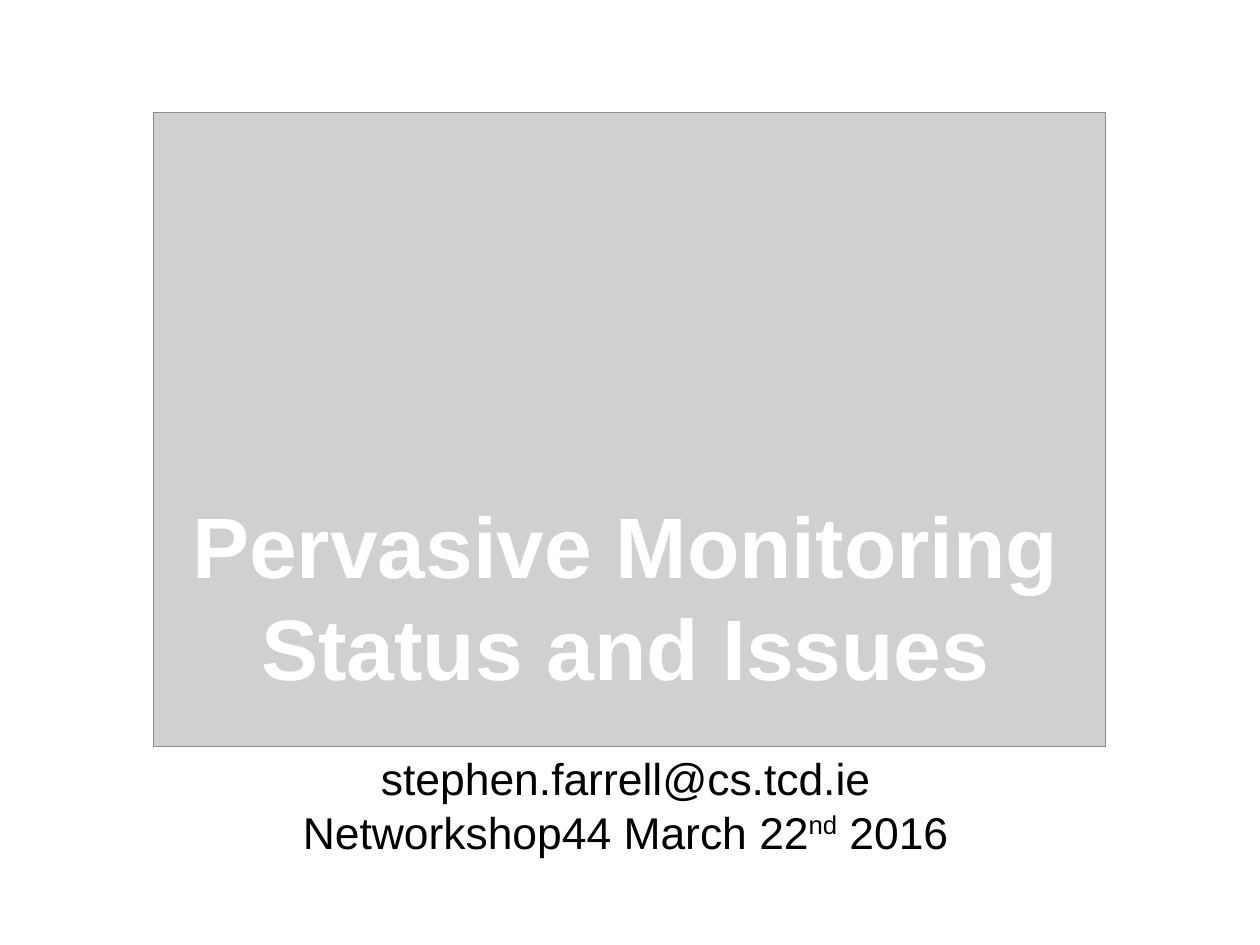
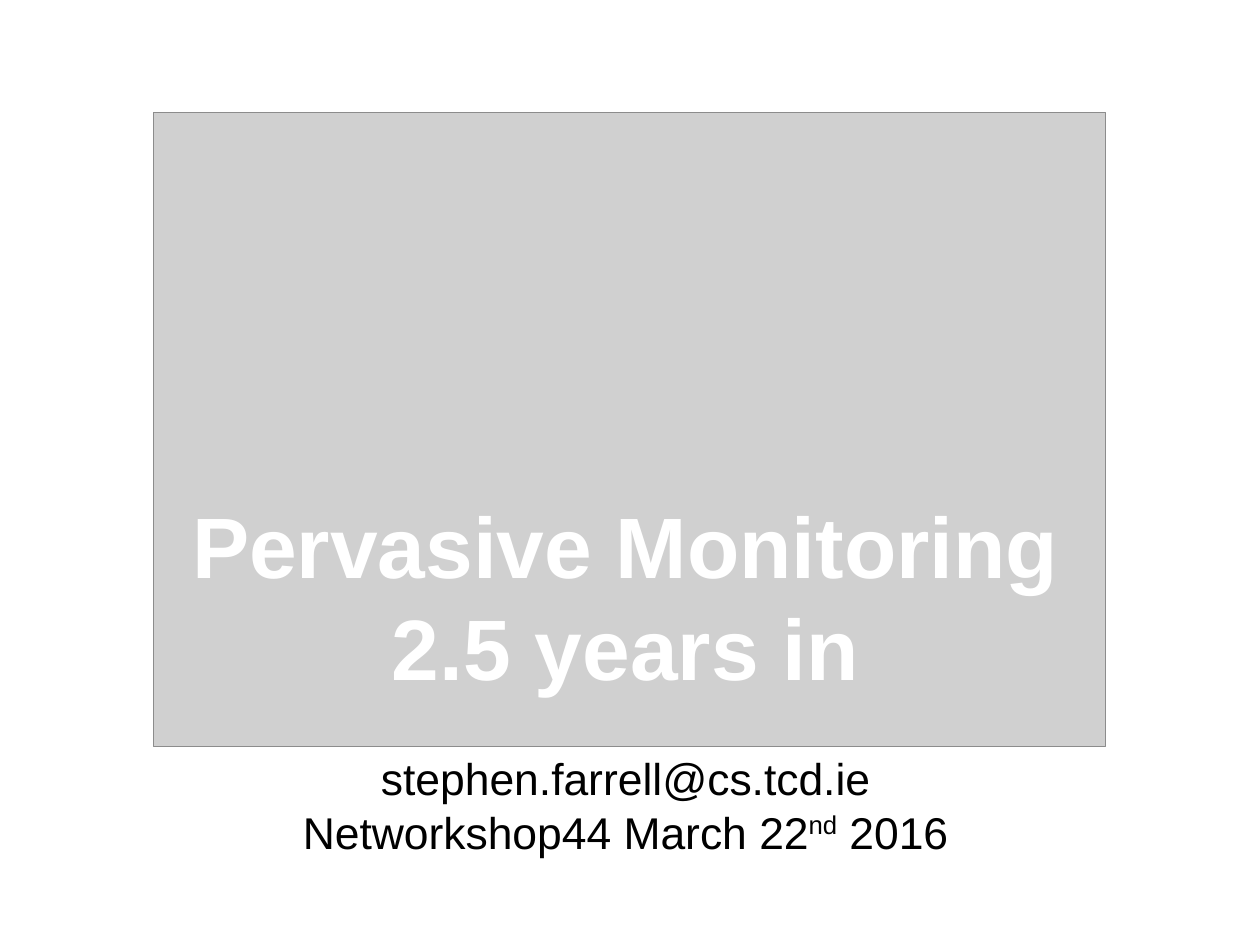
Before and after one commit to sftcd/cs7053, a slide deck: slide 1 of 2016lectures/08-snodownia.odp. Drawn at 1260x945 pixels with LibreOffice and Linux fonts; fonts in the diff are those of the drawing; grey boxes stand for pictures; background and template pictures are left out. Boxes give left, top, right and bottom in pixels: in the first picture for what was removed or moved away, otherwise in the second. Text is boxed around its words. In the diff, an @@ line names an element or a change of style, - is before the commit and + after.

```diff
--- a/2016lectures/08-snodownia.odp
+++ b/2016lectures/08-snodownia.odp
@@ text at (x1=392, y1=618, x2=859, y2=696): text changed @@
-Status and Issues
+2.5 years in
```
Also in this commit, not shown: 7 other slides changed, 1 other file.
